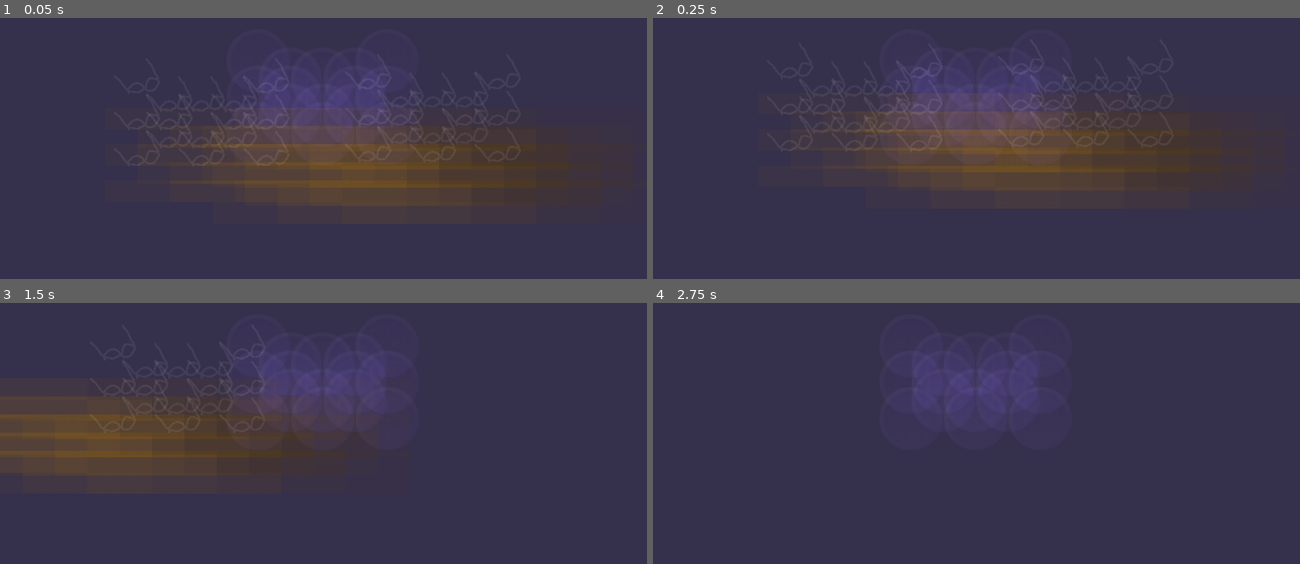
Above: before the commit, frames 1-4 (two rows, left to right).
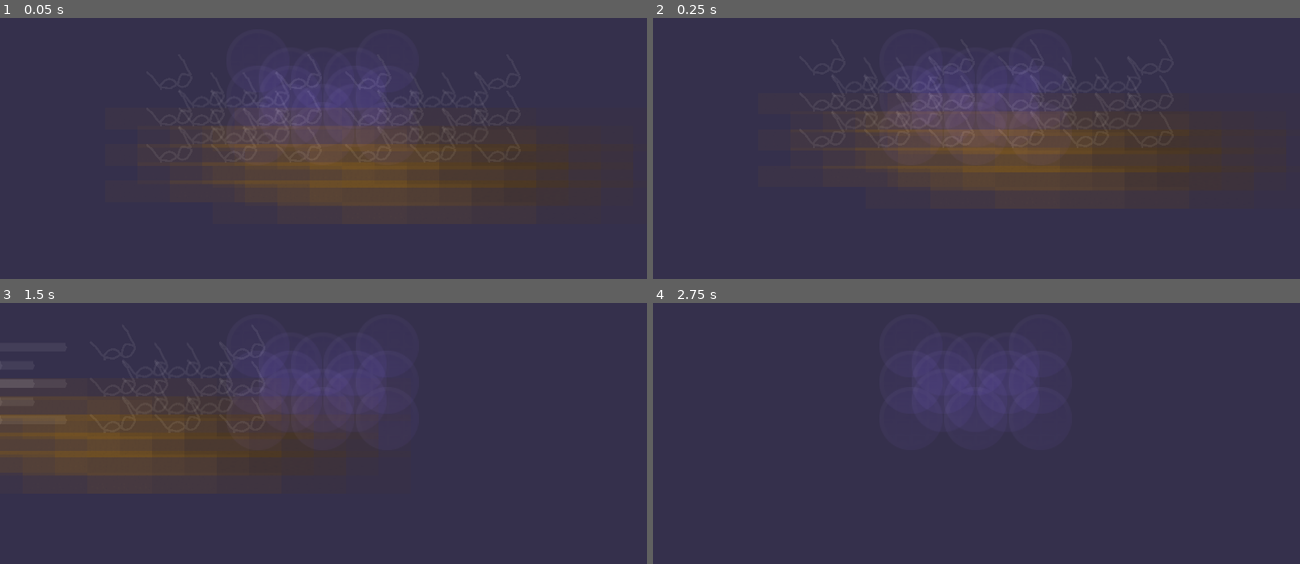
Above: after the commit, the same moments.

Repository: KaratePikachu/JamfestFall2024
Game: Godot game, scene res://Level/tile_map_test.tscn
The game is run twice, just before and just after one commit, with the same random seed, the same clock (stepped at 60 frames per second) and the same inputs. This scene is started directly instead of the project's main scene.
Inputs:
- Up to frame 1 (0.05 s): no input
- Up to frame 2 (0.25 s): no input
- Up to frame 3 (1.5 s): tap Enter at 0.5 s; hold 5 (equip_drone) 0.53-1.28 s; hold D (move_right) from 0.53 s (still down); tap Space (jump) at 0.77 s; tap 3 (equip_infared) at 1.35 s
- Up to frame 4 (2.75 s): tap Space (jump) at 1.52 s; release D (move_right) at 2.03 s; hold A (move_left) from 2.03 s (still down); hold 8 (equip_kaleidoscope) from 2.03 s (still down)

The runs differ from the first frame. In frame 1, less than 0.1% of the frame differs, in the area x 22-45%, y 21-49%; in frame 2, less than 0.1%; in frame 3, 0.2%, in the area x 0-6%, y 22-47%; in frame 4, nothing differs.

Commit message:
Fixed some indentation issues

Diff:
--- a/Enviorment/Laser/laser.gd
+++ b/Enviorment/Laser/laser.gd
@@ -1,10 +1,10 @@
 extends Area2D
 
-@expo rt var loop_time : int = 5
+@export var loop_time : int = 5
 
 # Called when the node enters the scene tree for the first time.
-fun  c _ready() -> void:
-   	Player.instance.glasses_changed.connect(_on_glasses_change)
+func _ready() -> void:
+	Player.instance.glasses_changed.connect(_on_glasses_change)
 	$Timer.wait_time = loop_time
 
 func _on_body_entered(body: Node2D) -> void:
--- a/Level/tile_map_test.tscn
+++ b/Level/tile_map_test.tscn
@@ -42,4 +42,4 @@
 position = Vector2(647, 231)
 
 [node name="InfaredGlassesPickup" parent="." instance=ExtResource("9_mgjx3")]
-position = Vector2(304, 237)
+position = Vector2(352, 231)
Not shown: 1 places in Level/tile_map_test.tscn that only renumber resources
Not shown: 1 places in Objects/tile_map_layers.tscn that only renumber resources
Not shown: 1 places in Objects/tileset.tres that only renumber resources
